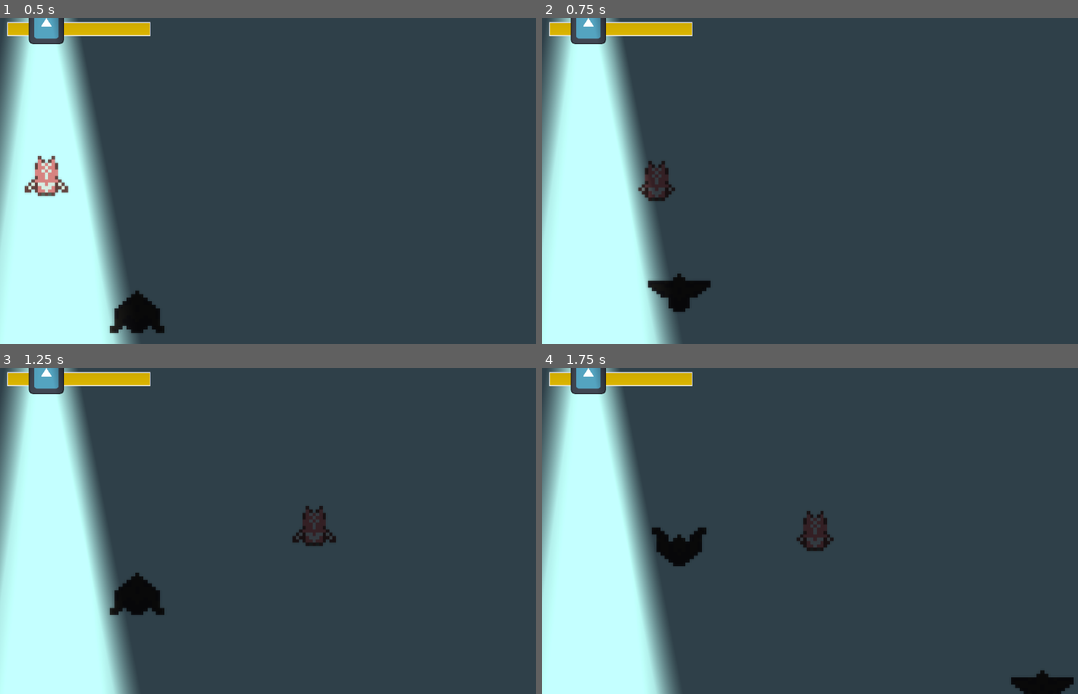
Above: before the commit, frames 1-4 (two rows, left to right).
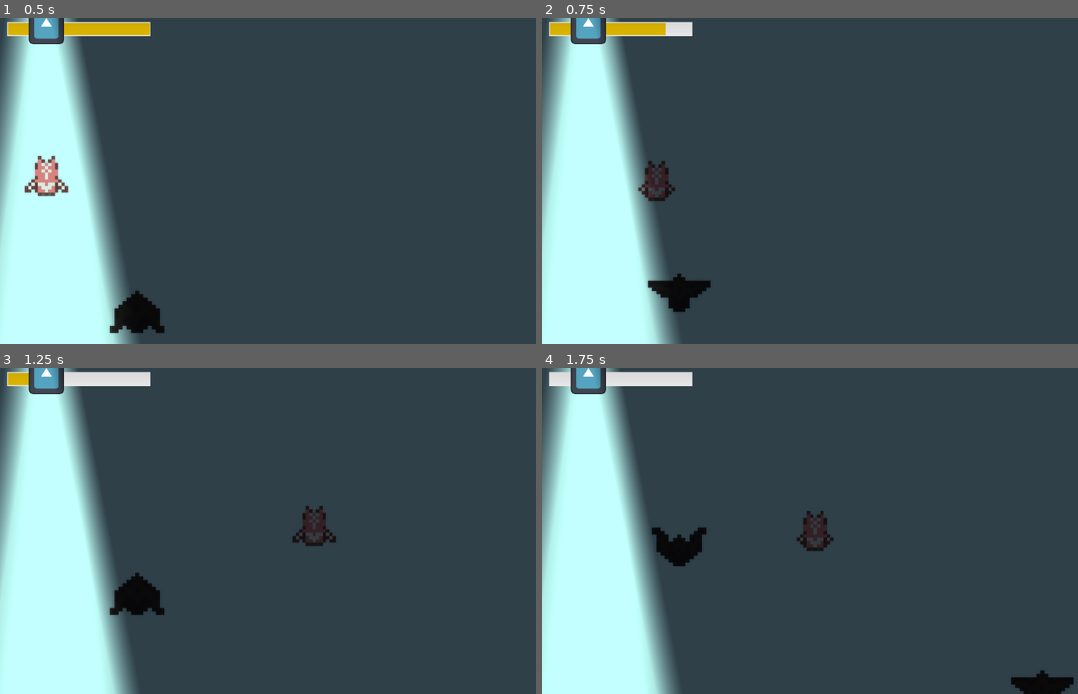
Above: after the commit, the same moments.

Repository: AuroraFreire/horizons-europa
Game: Godot game, scene res://world.tscn
Same seed, same stepped clock (60 frames per second), same inputs: the game is played once before the commit and once after it. The engine's default icon, where the game draws it, is replaced by a stand-in: a white triangle on a blue panel in a dark square.
Inputs:
- Up to frame 1 (0.5 s): no input
- Up to frame 2 (0.75 s): hold D (right) from 0.53 s (still down)
- Up to frame 3 (1.25 s): keep holding D (right)
- Up to frame 4 (1.75 s): release D (right) at 1.28 s; hold A (left) from 1.28 s (still down)

Frame 1 is identical in both runs. In frame 2, 0.2% of the frame differs, in the area x 23-28%, y 1-6%; in frame 3, 0.6%; in frame 4, 0.8%, in the area x 1-28%, y 1-6%.

Commit message:
connect energy ui bar to sun counter

Diff:
--- /dev/null
+++ b/bar.gd
@@ -0,0 +1,12 @@
+extends ColorRect
+
+@onready var sun = get_node("../../Sun")
+
+# Called when the node enters the scene tree for the first time.
+func _ready() -> void:
+	pass # Replace with function body.
+
+
+# Called every frame. 'delta' is the elapsed time since the previous frame.
+func _process(delta: float) -> void:
+	scale.x = sun.counter
--- a/sun.gd
+++ b/sun.gd
@@ -27,8 +27,8 @@
 		time = 0
 		timer = randf_range(500, 1000)
 	if(player.lane_index != sun.lane_index):
-		counter -= delta
+		counter = max(counter-delta,0.0)
 		if(counter <= 0):
 			print("dead")
 	elif(player.lane_index == sun.lane_index):
-		counter += delta
+		counter = min(counter+delta*2.0,1.0)
--- a/world.tscn
+++ b/world.tscn
@@ -1,5 +1,6 @@
 [gd_scene format=3 uid="uid://3ngls3x8lx7b"]
 
+[ext_resource type="Script" uid="uid://byhsd5mmq28iu" path="res://bar.gd" id="1_036b0"]
 [ext_resource type="PackedScene" uid="uid://cbfxu4pgr1ea6" path="res://player.tscn" id="1_f3sb7"]
 [ext_resource type="PackedScene" uid="uid://g8rnhvtwqv1o" path="res://small_bird.tscn" id="3_aqk2v"]
 [ext_resource type="Script" uid="uid://bnq80bt5ckng5" path="res://enemy_spawner.gd" id="3_tlwt5"]
@@ -52,6 +53,7 @@
 offset_right = 141.0
 offset_bottom = 13.0
 color = Color(0.95562464, 0.7876952, 0, 1)
+script = ExtResource("1_036b0")
 
 [node name="CanvasModulate" type="CanvasModulate" parent="." unique_id=1019229192]
 color = Color(0.28485027, 0.28485027, 0.28485027, 1)
Not shown, added: bar.gd.uid
